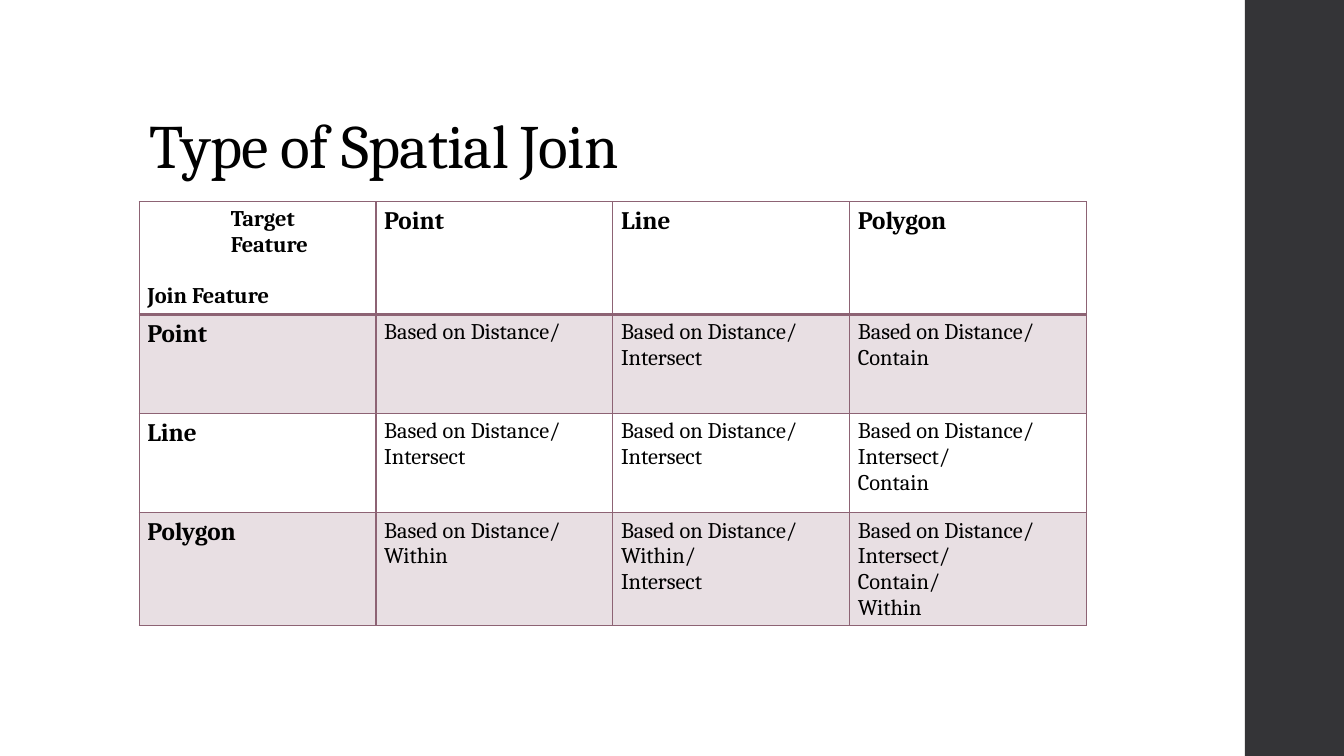
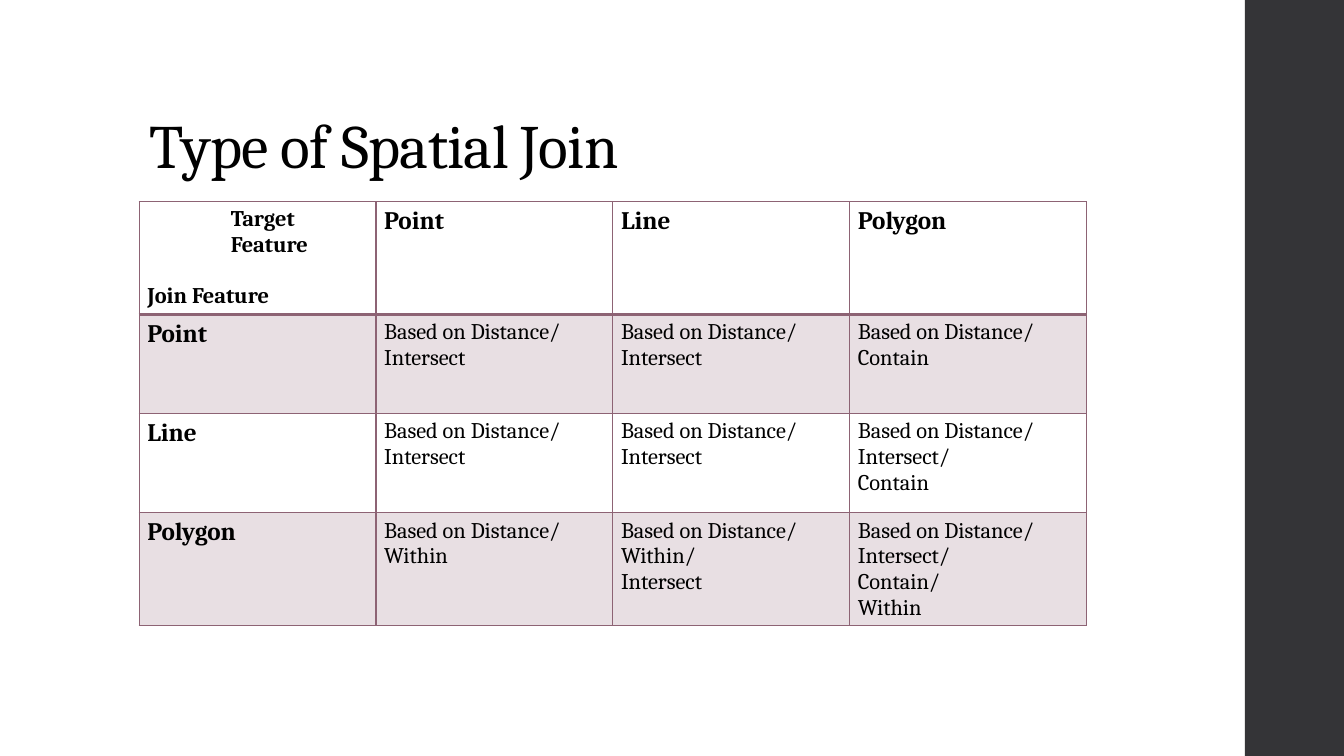
Before and after one commit to HenryLeongStat/STAT551, a slide deck: slide 3 of spatial_join_in_R.pptx. Drawn at 1344x756 pixels with LibreOffice and Linux fonts; fonts in the diff are those of the drawing. Boxes give left, top, right and bottom in pixels: in the first picture for what was removed or moved away, otherwise in the second. Text is boxed around its words. In the diff, an @@ line names an element or a change of style, - is before the commit and + after.

Commit message:
update ppt

```diff
--- a/spatial_join_in_R.pptx
+++ b/spatial_join_in_R.pptx
@@ table at <box>139,202,1087,635</box> @@
-row 2, column 2: Based on Distance/
+row 2, column 2: Based on Distance/ / Intersect
```
